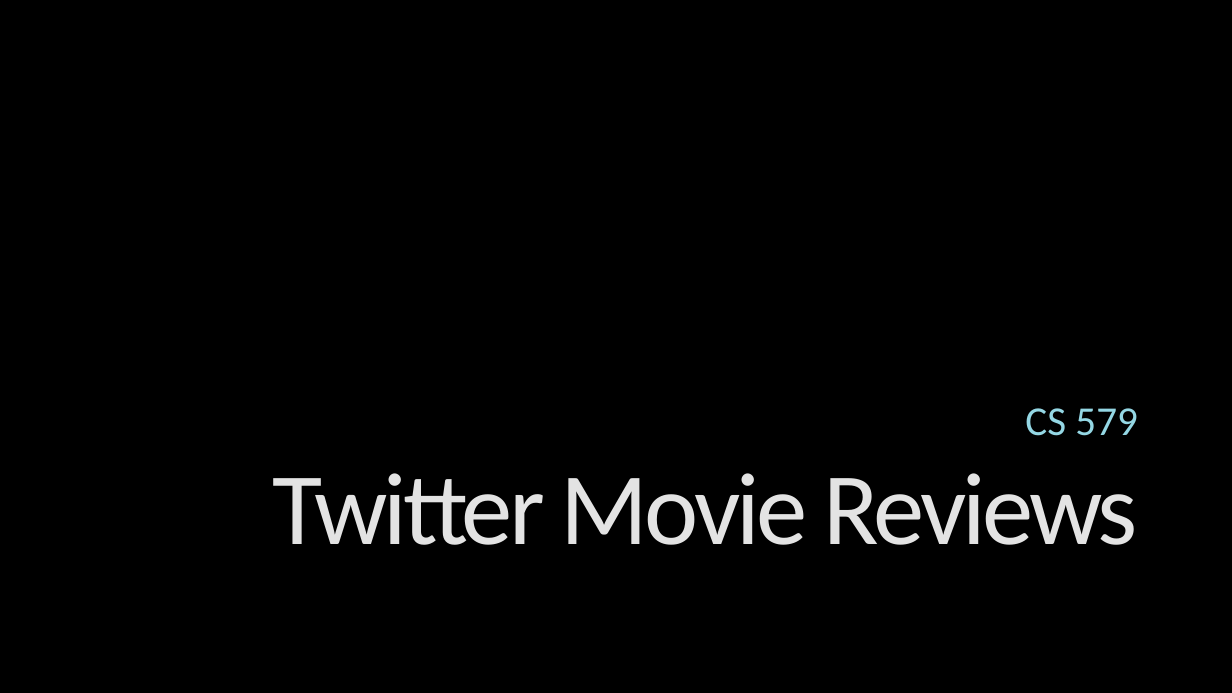
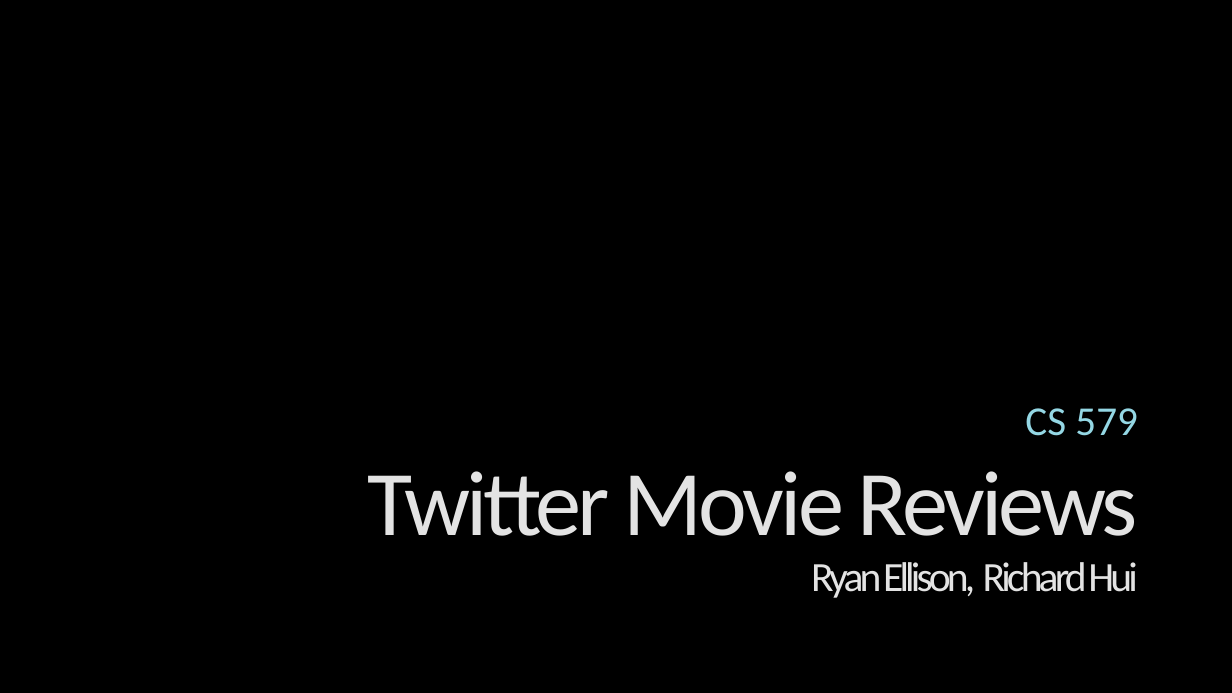
Before and after one commit to Datguyovrder/project, a slide deck: slide 1 of cs 579 final presentation.pptx. Drawn at 1232x693 pixels with LibreOffice and Linux fonts; fonts in the diff are those of the drawing; background and template pictures are left out. Boxes give left, top, right and bottom in pixels: in the first picture for what was removed or moved away, otherwise in the second. Text is boxed around its words. In the diff, an @@ line names an element or a change of style, - is before the commit and + after.

```diff
--- a/cs 579 final presentation.pptx
+++ b/cs 579 final presentation.pptx
@@ title at [367, 471, 1138, 598]: text changed; size 80 to 32.4 pt @@
-Twitter Movie Reviews
+Twitter Movie Reviews
+Ryan Ellison, Richard Hui
```
Also in this commit, not shown: 1 other file.
